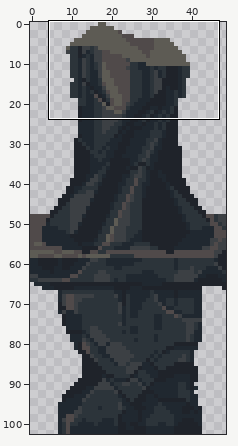
Sprite sheet: proj/Assets/Czarek_test/zlamana_statua.png. Above: a wide view before the commit, with the close-up outlined.
Close-up. As it was:
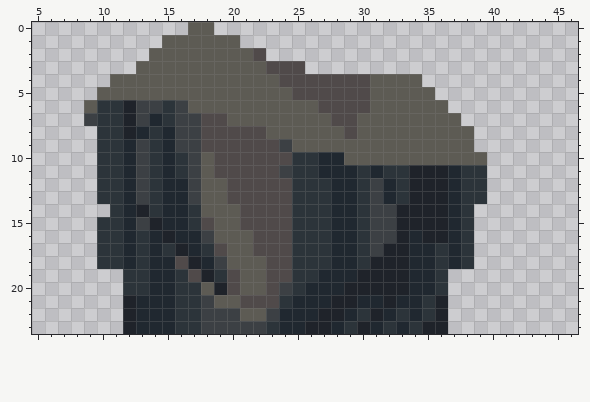
The file is 49x103 pixels. Colours within 5 levels of each other are drawn and written as one. Shown: x 5..46, y 0..23.
Once edited:
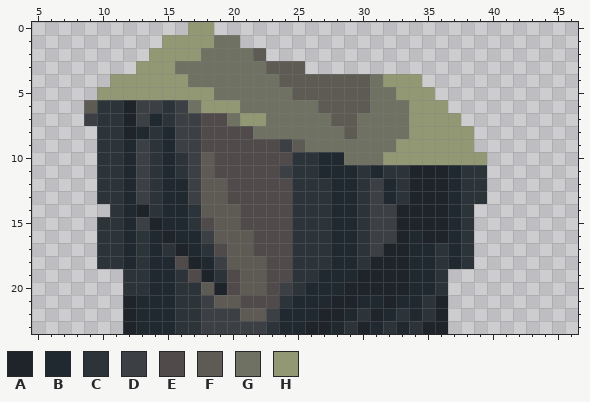
Palette (. is transparent): A #1f232a  B #202830  C #2c343a  D #3c4044  E #504a4a  F #5d5b54  G #6f7162  H #939874
Difference:
Changed rows in their new state; - is an unchanged pixel.
first column x 10:
 0 -------HH---------------------
 1 -----HHHHGG-------------------
 2 ----HHHHGGGGF-----------------
 3 ---HHHGGGGGGGFFF--------------
 4 -HHHHHHGGGGGGGFFFFFFFGHHH-----
 5 HHHHHHHHHGGGGGGFFFFFFGGHHH----
 6 -------GHHHGGGGGGFFFFGGGHHH---
 7 ----------GHHGGGGGFFGGGGHHHH--
 8 ------------GGGGGGGFGGGGHHHHH-
 9 ----------------GGGGGGGHHHHHH-
10 -------------------GGGHHHHHHHH
